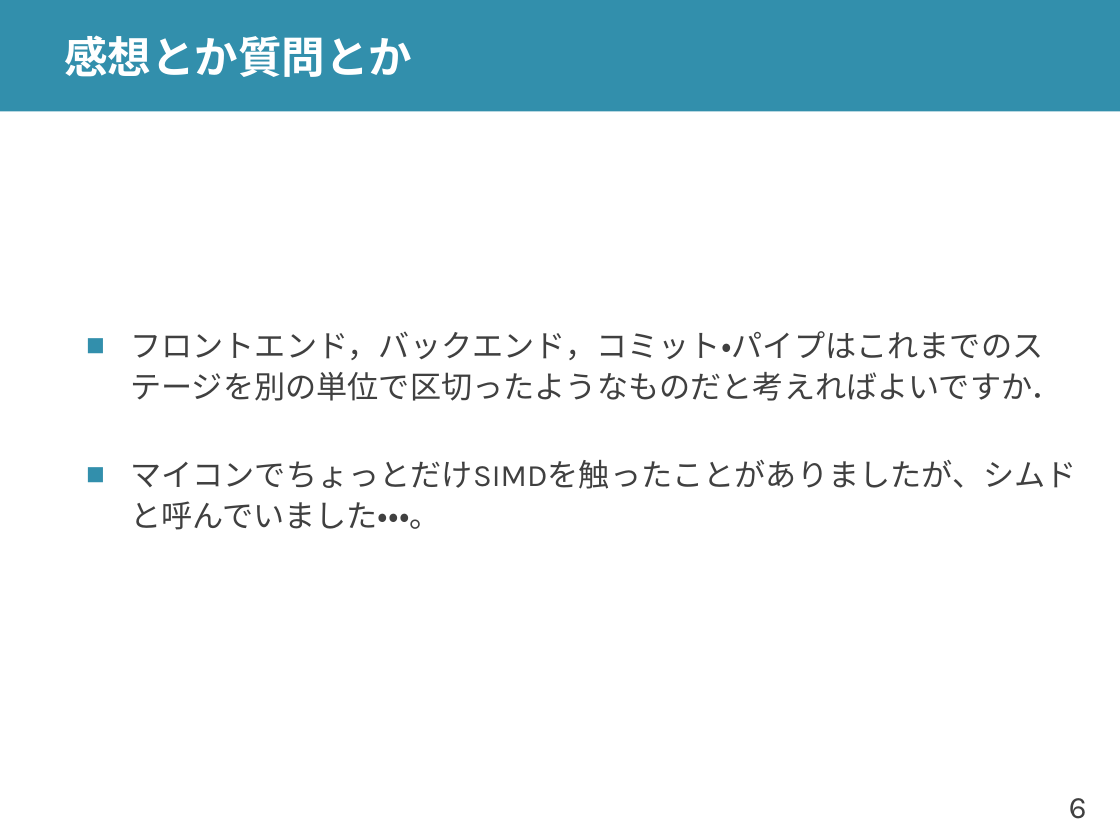
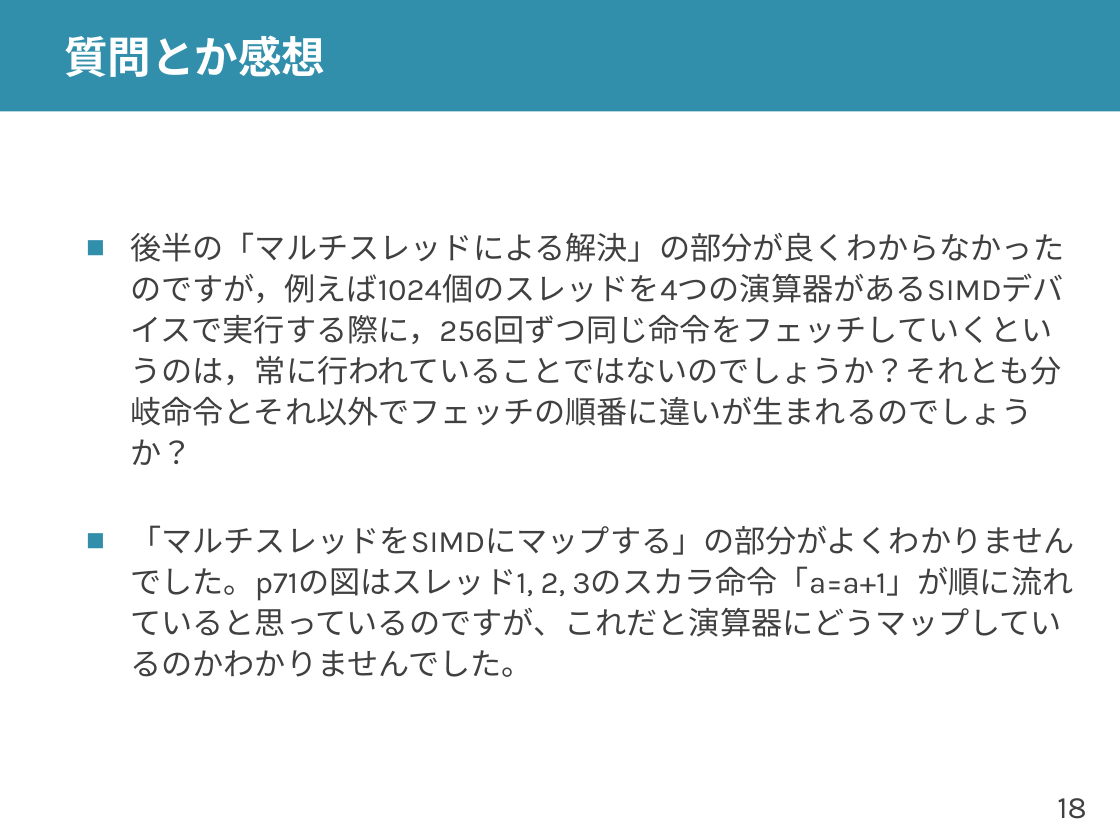
Before and after one commit to shioyadan/advanced-computer-organization, a slide deck: slide 18 of aco-shioya-12.pptx (slide 6 before the commit). Drawn at 1120x840 pixels with LibreOffice and Linux fonts; fonts in the diff are those of the drawing. Boxes give left, top, right and bottom in pixels: in the first picture for what was removed or moved away, otherwise in the second. Text is boxed around its words. In the diff, an @@ line names an element or a change of style, - is before the commit and + after.

```diff
--- a/aco-shioya-12.pptx
+++ b/aco-shioya-12.pptx
@@ title at <box>64,35,325,77</box>: text changed @@
-感想とか質問とか
+質問とか感想
@@ text at <box>130,232,1075,677</box>: text changed @@
-■ フロントエンド，バックエンド，コミット・パイプはこれまでのステージを別の単位で区切ったようなものだと考えればよいですか．
-■ マイコンでちょっとだけSIMDを触ったことがありましたが、シムドと呼んでいました・・・。
+■ 後半の「マルチスレッドによる解決」の部分が良くわからなかったのですが，例えば1024個のスレッドを4つの演算器があるSIMDデバイスで実行する際に，256回ずつ同じ命令をフェッチしていくというのは，常に行われていることではないのでしょうか？それとも分岐命令とそれ以外でフェッチの順番に違いが生まれるのでしょうか？
+■ 「マルチスレッドをSIMDにマップする」の部分がよくわかりませんでした。p71の図はスレッド1, 2, 3のスカラ命令「a=a+1」が順に流れていると思っているのですが、これだと演算器にどうマップしているのかわかりませんでした。
@@ page number at <box>1057,798,1086,819</box>: text changed @@
-6
+18
```
Also in this commit, not shown: 10 other slides changed, 14 slides added, 1 slide removed, 2 other files.
